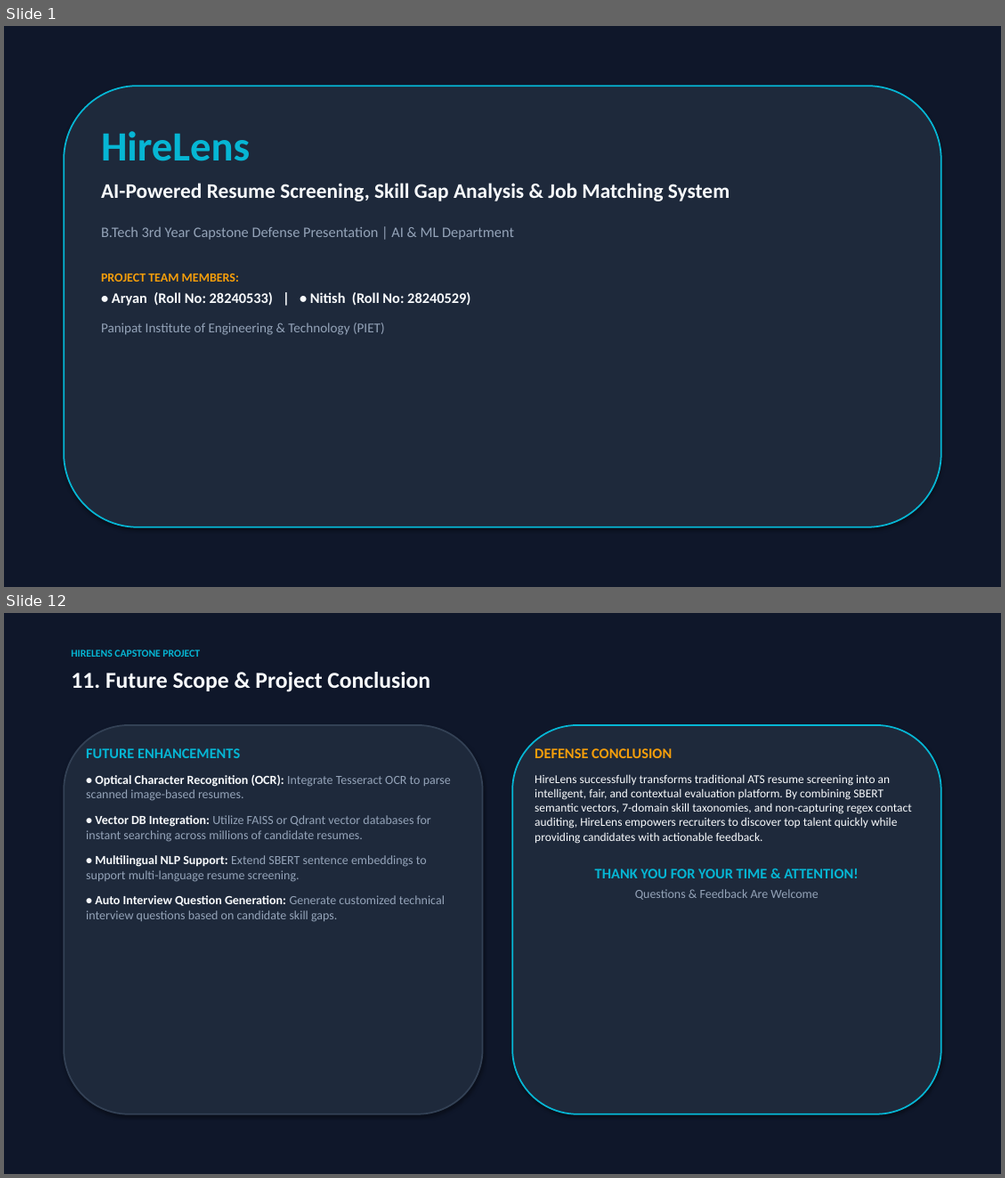
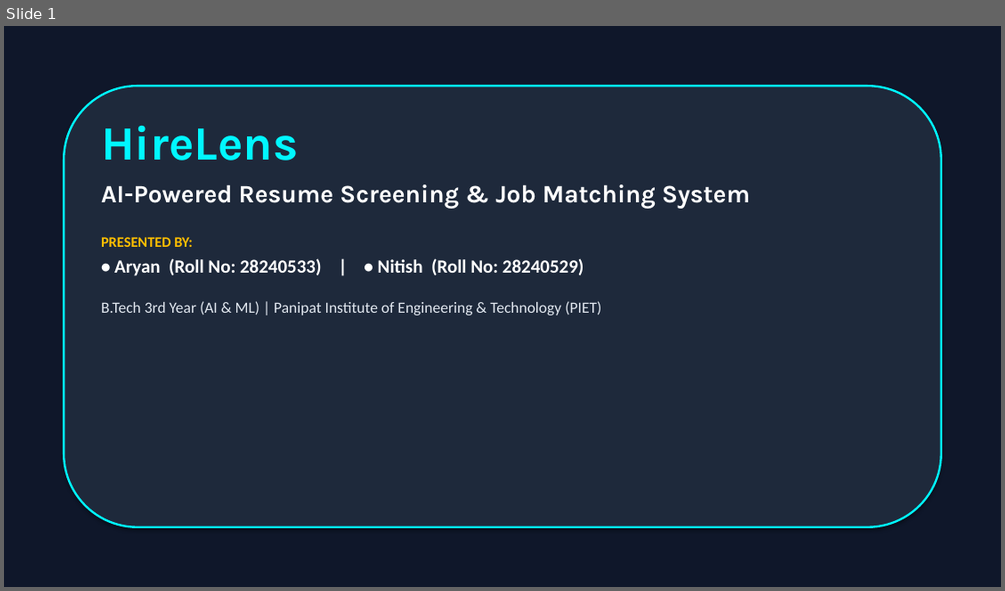
Before and after one commit to Aryan8182/Hirelens-ai-resume-analyzer, a slide deck: HireLens_Presentation.pptx. Shown one above the other, each under a label of ours: slides 1 and 12 before the commit, slide 1 after it; the slides between them are not shown. The pictures are 1005x1178 and 1005x591 pixels, drawn with LibreOffice and Linux fonts; fonts in the diff are those of the drawing. Boxes give left, top, right and bottom in pixels: in the first picture for what was removed or moved away, otherwise in the second. Text is boxed around its words. In the diff, an @@ line names an element or a change of style, - is before the commit and + after.

Commit message:
Update HireLens_Presentation.pptx with large-font classroom-ready presentation deck

```diff
--- a/HireLens_Presentation.pptx
+++ b/HireLens_Presentation.pptx
@@ slide 12 removed at (4,613,1001,1174), background #0F172A @@
@@ text removed at (71,649,200,657) @@
-HIRELENS CAPSTONE PROJECT
@@ text removed at (71,672,430,692) @@
-11. Future Scope & Project Conclusion
@@ rounded rectangle removed at (64,725,483,1114) @@
@@ rounded rectangle removed at (512,725,941,1114) @@
@@ text removed at (86,748,451,922) @@
-FUTURE ENHANCEMENTS
-• Optical Character Recognition (OCR): Integrate Tesseract OCR to parse scanned image-based resumes.
-• Vector DB Integration: Utilize FAISS or Qdrant vector databases for instant searching across millions of candidate resumes.
-• Multilingual NLP Support: Extend SBERT sentence embeddings to support multi-language resume screening.
-• Auto Interview Question Generation: Generate customized technical interview questions based on candidate skill gaps.
@@ text removed at (534,748,912,900) @@
-DEFENSE CONCLUSION
-HireLens successfully transforms traditional ATS resume screening into an intelligent, fair, and contextual evaluation platform. By combining SBERT semantic vectors, 7-domain skill taxonomies, and non-capturing regex contact auditing, HireLens empowers recruiters to discover top talent quickly while providing candidates with actionable feedback.
-THANK YOU FOR YOUR TIME & ATTENTION!
-Questions & Feedback Are Welcome
@@ slide 1 changed as well @@
@@ rounded rectangle at (64,86,941,527): outline #06B6D4 1.5 pt to #00F7FF 2 pt @@
@@ text at (101,126,584,276): size 40 to 46 pt, font Calibri to Karla, text colour #06B6D4 to #00F7FF in "HireLens"; size 14 to 18 pt, text colour #F8FAFC to #FFFFFF in "• Aryan (Roll No: 28240533) | • ..."; more space between paragraphs @@
@@ text at (101,184,750,247): text changed; size 20 to 24 pt; font Calibri to Karla; text colour #F8FAFC to #FFFFFF @@
-AI-Powered Resume Screening, Skill Gap Analysis & Job Matching System
-B.Tech 3rd Year Capstone Defense Presentation | AI & ML Department
-PROJECT TEAM MEMBERS:
+AI-Powered Resume Screening & Job Matching System
+PRESENTED BY:
@@ text at (101,301,601,315): text changed; size 13 to 15 pt; text colour #94A3B8 to #E2E8F0 @@
-Panipat Institute of Engineering & Technology (PIET)
+B.Tech 3rd Year (AI & ML) | Panipat Institute of Engineering & Technology (PIET)
```
Also in this commit, not shown: 3 other slides changed, 8 slides added, 7 other slides removed, 1 other file.
